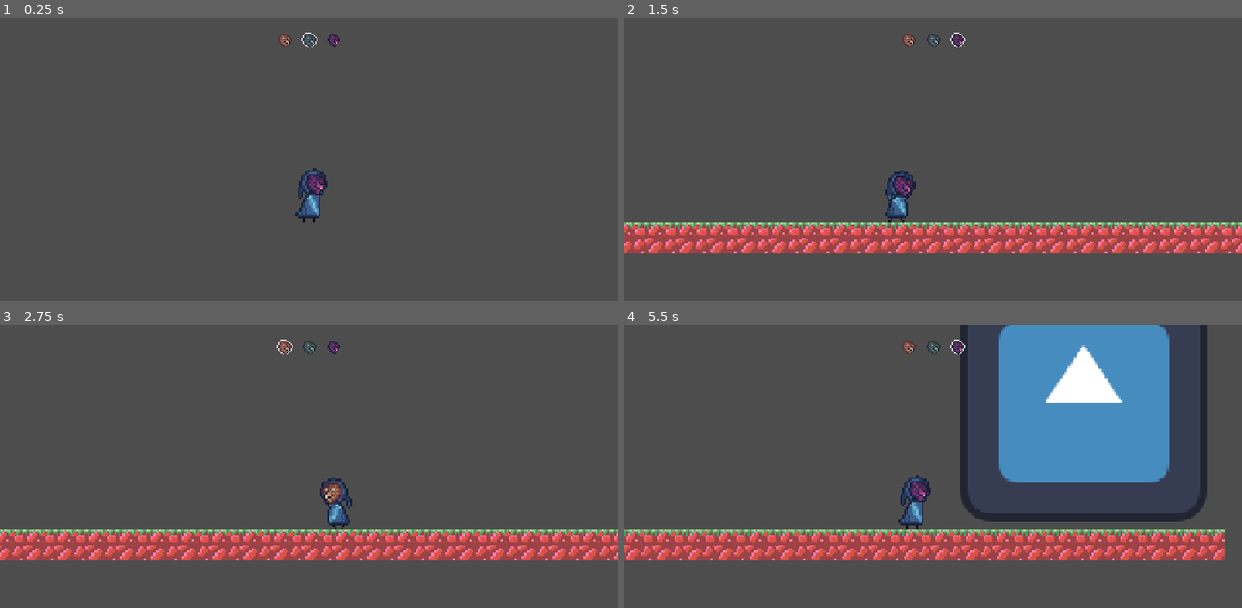
Above: before the commit, frames 1-4 (two rows, left to right).
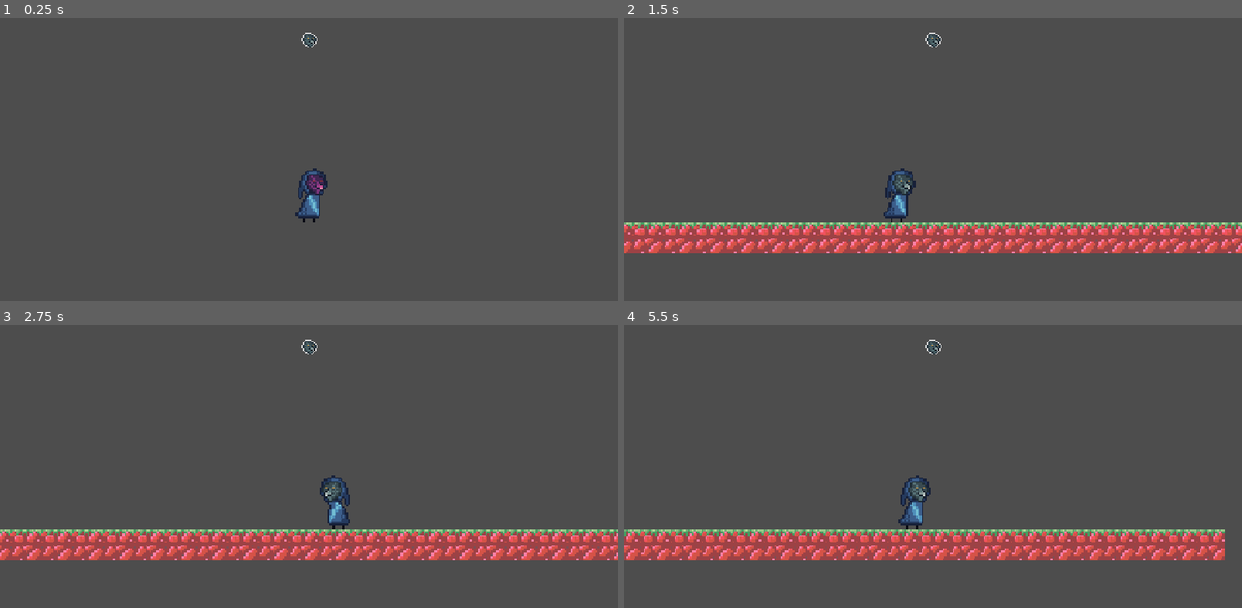
Above: after the commit, the same moments.

Repository: Viikuu/MaskGame
Game: Godot game, scene res://scenes/main.tscn
The game is run twice, just before and just after one commit, with the same random seed, the same clock (stepped at 60 frames per second) and the same inputs. The engine's default icon, where the game draws it, is replaced by a stand-in: a white triangle on a blue panel in a dark square.
Inputs:
- Up to frame 1 (0.25 s): no input
- Up to frame 2 (1.5 s): tap Enter (interact) at 0.5, 0.6 s; hold Right (move_right) from 0.53 s (still down); tap Space (jump) at 0.77 s; tap M (mask_future) at 0.8, 1.35 s
- Up to frame 3 (2.75 s): tap Space (jump) at 1.52 s; tap B (mask_past) at 1.55, 2.1 s; release Right (move_right) at 2.03 s; hold Left (move_left) from 2.03 s (still down); tap Enter (interact) at 2.3 s
- Up to frame 4 (5.5 s): release Left (move_left) at 2.78 s; hold Right (move_right) 2.78-4.28 s; tap Enter (interact) at 2.85, 4.55 s; tap Space (jump) at 3.02, 3.77, 4.52 s; tap M (mask_future) at 3.05, 3.6, 5.3 s; tap B (mask_past) at 3.8, 5.1 s; hold Left (move_left) 4.28-5.03 s; tap N (mask_now) at 4.35 s; hold Right (move_right) from 5.03 s (still down)

The runs differ from the first frame. In frame 1, 0.1% of the frame differs, in the area x 45-55%, y 5-11%; in frame 2, 0.6%; in frame 3, 0.6%; in frame 4, 18%, in the area x 45-95%, y 0-70%.

Commit message:
mask pickups and enabling

Diff:
--- /dev/null
+++ b/scenes/pickups/future_mask_pickup.tscn
@@ -0,0 +1,38 @@
+[gd_scene load_steps=9 format=3 uid="uid://q7kj83nracch"]
+
+[ext_resource type="Script" uid="uid://d1uej3aq724q4" path="res://scripts/pickups/future_mask_pickup.gd" id="1_t2o22"]
+[ext_resource type="PackedScene" uid="uid://b3qvopux5mj5d" path="res://scenes/interactable.tscn" id="2_6a3c7"]
+[ext_resource type="PackedScene" uid="uid://1wwls48q7rbf" path="res://scenes/bouncy_sprite.tscn" id="3_r7jqu"]
+[ext_resource type="Shader" uid="uid://crifcwkthp2wq" path="res://shaders/ui_pick_shader.gdshader" id="4_2xc88"]
+[ext_resource type="Texture2D" uid="uid://c3ecdn8dlo0tn" path="res://art_me/Maska_Przyszłości.png" id="5_t2o22"]
+[ext_resource type="Texture2D" uid="uid://dugry3xw3vqpr" path="res://art_me/Pedestal.png" id="6_61ner"]
+
+[sub_resource type="RectangleShape2D" id="RectangleShape2D_wy8tx"]
+size = Vector2(24, 26)
+
+[sub_resource type="ShaderMaterial" id="ShaderMaterial_b4qnb"]
+shader = ExtResource("4_2xc88")
+shader_parameter/outline_color = Color(0, 0, 0, 1)
+shader_parameter/outline_thickness = 1.0
+
+[node name="FutureMaskPickup" type="Node2D"]
+script = ExtResource("1_t2o22")
+
+[node name="Interactable" parent="." instance=ExtResource("2_6a3c7")]
+collision_layer = 12
+only_once = true
+
+[node name="InteractionAndMaskZone" type="CollisionShape2D" parent="Interactable"]
+position = Vector2(0, 3)
+shape = SubResource("RectangleShape2D_wy8tx")
+
+[node name="BouncySprite" parent="." instance=ExtResource("3_r7jqu")]
+
+[node name="Mask" type="Sprite2D" parent="BouncySprite"]
+material = SubResource("ShaderMaterial_b4qnb")
+position = Vector2(0, -10)
+texture = ExtResource("5_t2o22")
+
+[node name="Pedestal" type="Sprite2D" parent="."]
+material = SubResource("ShaderMaterial_b4qnb")
+texture = ExtResource("6_61ner")
--- /dev/null
+++ b/scenes/pickups/past_mask_pickup.tscn
@@ -0,0 +1,38 @@
+[gd_scene load_steps=9 format=3 uid="uid://bng1nagcfw78q"]
+
+[ext_resource type="Script" uid="uid://cmc4ry8kkd2qq" path="res://scripts/pickups/past_mask_pickup.gd" id="1_ul6vx"]
+[ext_resource type="PackedScene" uid="uid://b3qvopux5mj5d" path="res://scenes/interactable.tscn" id="2_wpuov"]
+[ext_resource type="PackedScene" uid="uid://1wwls48q7rbf" path="res://scenes/bouncy_sprite.tscn" id="3_67j4j"]
+[ext_resource type="Shader" uid="uid://crifcwkthp2wq" path="res://shaders/ui_pick_shader.gdshader" id="4_daols"]
+[ext_resource type="Texture2D" uid="uid://d33ngorjcga4e" path="res://art_me/Maska_Przsszłości.png" id="5_cvxip"]
+[ext_resource type="Texture2D" uid="uid://dugry3xw3vqpr" path="res://art_me/Pedestal.png" id="6_ogf1b"]
+
+[sub_resource type="RectangleShape2D" id="RectangleShape2D_wy8tx"]
+size = Vector2(24, 26)
+
+[sub_resource type="ShaderMaterial" id="ShaderMaterial_b4qnb"]
+shader = ExtResource("4_daols")
+shader_parameter/outline_color = Color(0, 0, 0, 1)
+shader_parameter/outline_thickness = 1.0
+
+[node name="PastMaskPickup" type="Node2D"]
+script = ExtResource("1_ul6vx")
+
+[node name="Interactable" parent="." instance=ExtResource("2_wpuov")]
+collision_layer = 12
+only_once = true
+
+[node name="InteractionAndMaskZone" type="CollisionShape2D" parent="Interactable"]
+position = Vector2(0, 3)
+shape = SubResource("RectangleShape2D_wy8tx")
+
+[node name="BouncySprite" parent="." instance=ExtResource("3_67j4j")]
+
+[node name="Mask" type="Sprite2D" parent="BouncySprite"]
+material = SubResource("ShaderMaterial_b4qnb")
+position = Vector2(0, -10)
+texture = ExtResource("5_cvxip")
+
+[node name="Pedestal" type="Sprite2D" parent="."]
+material = SubResource("ShaderMaterial_b4qnb")
+texture = ExtResource("6_ogf1b")
--- a/scenes/ui/player_ui.tscn
+++ b/scenes/ui/player_ui.tscn
@@ -43,8 +43,6 @@
 grow_horizontal = 2
 theme_override_styles/panel = SubResource("StyleBoxEmpty_2sf84")
 script = ExtResource("1_s4ogp")
-hasPastMask = true
-hasFutureMask = true
 
 [node name="PastMask" type="TextureRect" parent="MaskUI"]
 material = SubResource("ShaderMaterial_fatqr")
--- a/scripts/mask_manager.gd
+++ b/scripts/mask_manager.gd
@@ -2,20 +2,25 @@
 
 signal mask_changed(old_mask, new_mask)
 
+signal past_mask_available
+signal future_mask_available
+
 enum MASK {PAST, NOW, FUTURE}
 
 var current_mask = MASK.NOW
+var _past_mask_enabled = false
+var _future_mask_enabled = false
 
 func _ready():
 	switch_mask(current_mask)
 
 # Called every frame. 'delta' is the elapsed time since the previous frame.
 func _process(_delta: float) -> void:
-	if Input.is_action_just_pressed("mask_past"):
+	if Input.is_action_just_pressed("mask_past") and _past_mask_enabled:
 		switch_mask(MASK.PAST)
 	if Input.is_action_just_pressed("mask_now"):
 		switch_mask(MASK.NOW)
-	if Input.is_action_just_pressed("mask_future"):
+	if Input.is_action_just_pressed("mask_future") and _future_mask_enabled:
 		switch_mask(MASK.FUTURE)
 
 func switch_mask(mask):
@@ -33,3 +38,11 @@
 		get_tree().call_group("show_in_past", "hide")
 		get_tree().call_group("show_in_now_only", "hide")
 	mask_changed.emit(old_mask, current_mask)
+
+func enable_past_mask():
+	past_mask_available.emit()
+	_past_mask_enabled = true
+
+func enable_future_mask():
+	future_mask_available.emit()
+	_future_mask_enabled = true
--- /dev/null
+++ b/scripts/pickups/future_mask_pickup.gd
@@ -0,0 +1,11 @@
+extends Node
+
+@onready var interactable: Interactable = $Interactable
+
+func _ready() -> void:
+	interactable.interacted.connect(_on_mask_pickup_interacted)
+
+func _on_mask_pickup_interacted():
+	MaskManager.enable_future_mask()
+	MaskManager.switch_mask(MaskManager.MASK.FUTURE)
+	pass
--- /dev/null
+++ b/scripts/pickups/past_mask_pickup.gd
@@ -0,0 +1,11 @@
+extends Node
+
+@onready var interactable: Interactable = $Interactable
+
+func _ready() -> void:
+	interactable.interacted.connect(_on_mask_pickup_interacted)
+
+func _on_mask_pickup_interacted():
+	MaskManager.enable_past_mask()
+	MaskManager.switch_mask(MaskManager.MASK.PAST)
+	pass
--- a/scripts/player.gd
+++ b/scripts/player.gd
@@ -130,5 +130,5 @@
 
 
 # Killzone interactions
-func _on_killzone_detector_body_entered(body: Node2D) -> void:\
+func _on_killzone_detector_body_entered(body: Node2D) -> void:
 	die()
--- a/scripts/ui/mask_ui.gd
+++ b/scripts/ui/mask_ui.gd
@@ -14,6 +14,9 @@
 
 func _on_ready() -> void:
 	MaskManager.mask_changed.connect(onMaskChanged)
+	MaskManager.future_mask_available.connect(_enable_future_mask)
+	MaskManager.past_mask_available.connect(_enable_past_mask)
+
 	(no_mask.material as ShaderMaterial).set_shader_parameter("outline_color", Color.LIGHT_GRAY)
 
 
@@ -34,3 +37,9 @@
 				(no_mask.material as ShaderMaterial).set_shader_parameter("outline_color", Color.TRANSPARENT)
 			2:
 				(future_mask.material as ShaderMaterial).set_shader_parameter("outline_color", Color.TRANSPARENT)
+
+func _enable_future_mask():
+	future_mask.visible = true
+
+func _enable_past_mask():
+	past_mask.visible = true
--- a/test_scenes/gelo_test.tscn
+++ b/test_scenes/gelo_test.tscn
@@ -11,6 +11,9 @@
 [ext_resource type="PackedScene" uid="uid://br4tcgxdecluh" path="res://scenes/bridge_left.tscn" id="8_rchlh"]
 [ext_resource type="PackedScene" uid="uid://drtesvqp7c31e" path="res://scenes/checkpoint.tscn" id="10_rchlh"]
 [ext_resource type="PackedScene" path="res://scenes/ladder.tscn" id="11_5lhsb"]
+[ext_resource type="PackedScene" uid="uid://q7kj83nracch" path="res://scenes/pickups/future_mask_pickup.tscn" id="12_q5k2s"]
+[ext_resource type="PackedScene" uid="uid://bng1nagcfw78q" path="res://scenes/pickups/past_mask_pickup.tscn" id="13_3soik"]
+[ext_resource type="PackedScene" uid="uid://dten0kswytnfd" path="res://scenes/ui/player_ui.tscn" id="14_3soik"]
 
 [sub_resource type="WorldBoundaryShape2D" id="WorldBoundaryShape2D_ig7tw"]
 distance = -3.0
@@ -113,3 +116,13 @@
 
 [node name="Ladder" parent="." instance=ExtResource("11_5lhsb")]
 position = Vector2(338, 454)
+
+[node name="FutureMaskPickup" parent="." instance=ExtResource("12_q5k2s")]
+position = Vector2(224, 448)
+
+[node name="PastMaskPickup" parent="." instance=ExtResource("13_3soik")]
+position = Vector2(151, 448)
+
+[node name="CanvasLayer" type="CanvasLayer" parent="."]
+
+[node name="PlayerUI" parent="CanvasLayer" instance=ExtResource("14_3soik")]
Not shown, added: scripts/pickups/future_mask_pickup.gd.uid
Not shown, added: scripts/pickups/past_mask_pickup.gd.uid
Not shown: 1 places in test_scenes/gelo_test.tscn that only renumber resources
